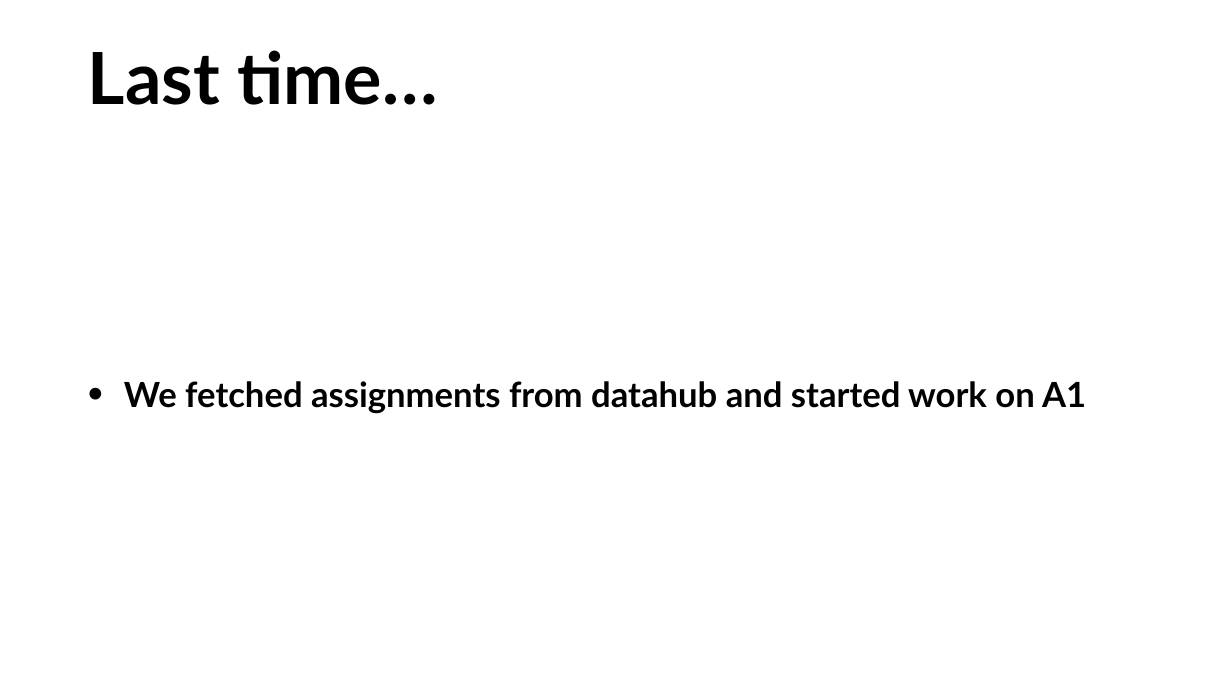
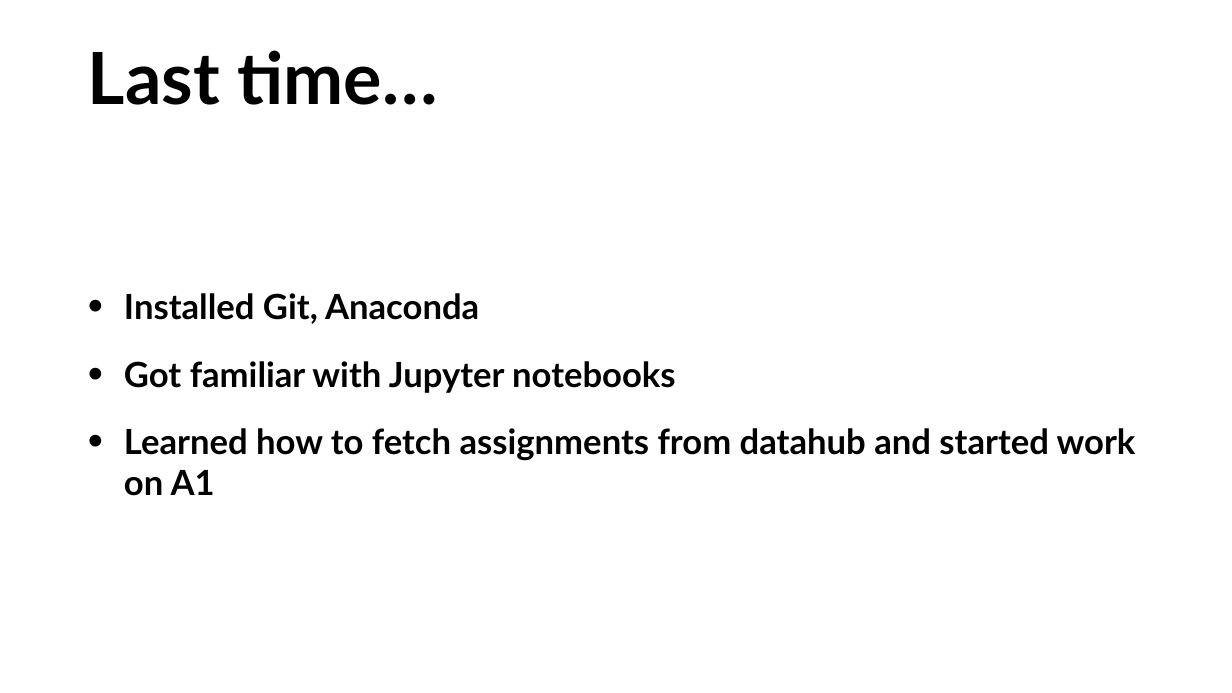
Before and after one commit to COGS108/Section-Fa20, a slide deck: slide 2 of disc02/disc02.pptx. Drawn at 1232x693 pixels with LibreOffice and Linux fonts; fonts in the diff are those of the drawing. Boxes give left, top, right and bottom in pixels: in the first picture for what was removed or moved away, otherwise in the second. Text is boxed around its words. In the diff, an @@ line names an element or a change of style, - is before the commit and + after.

```diff
--- a/disc02/disc02.pptx
+++ b/disc02/disc02.pptx
@@ text at (x1=124, y1=293, x2=1136, y2=496): text changed @@
-• We fetched assignments from datahub and started work on A1
+• Installed Git, Anaconda
+• Got familiar with Jupyter notebooks
+• Learned how to fetch assignments from datahub and started work on A1
```
Also in this commit, not shown: 4 other slides changed, 1 other file.
